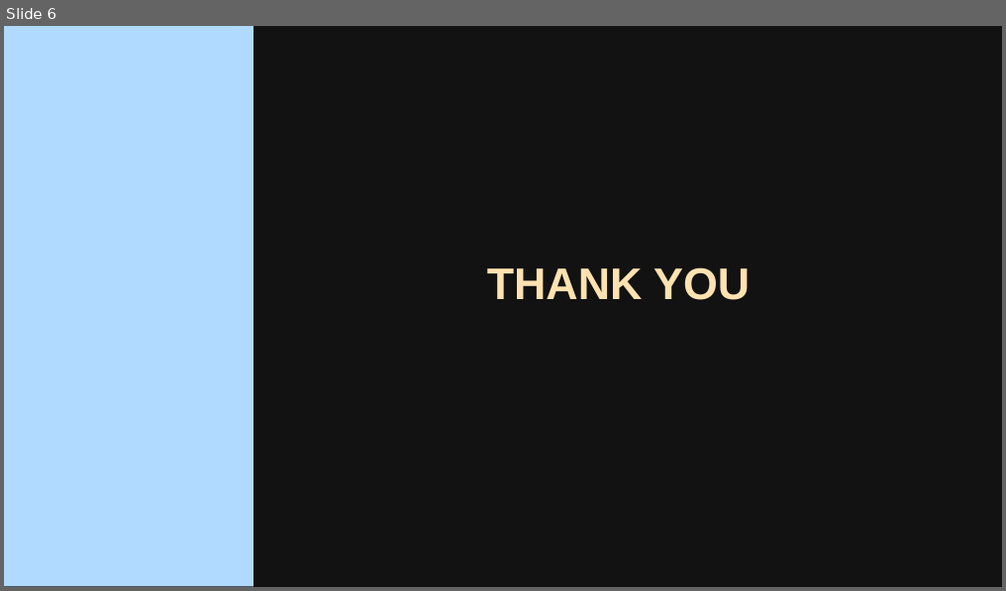
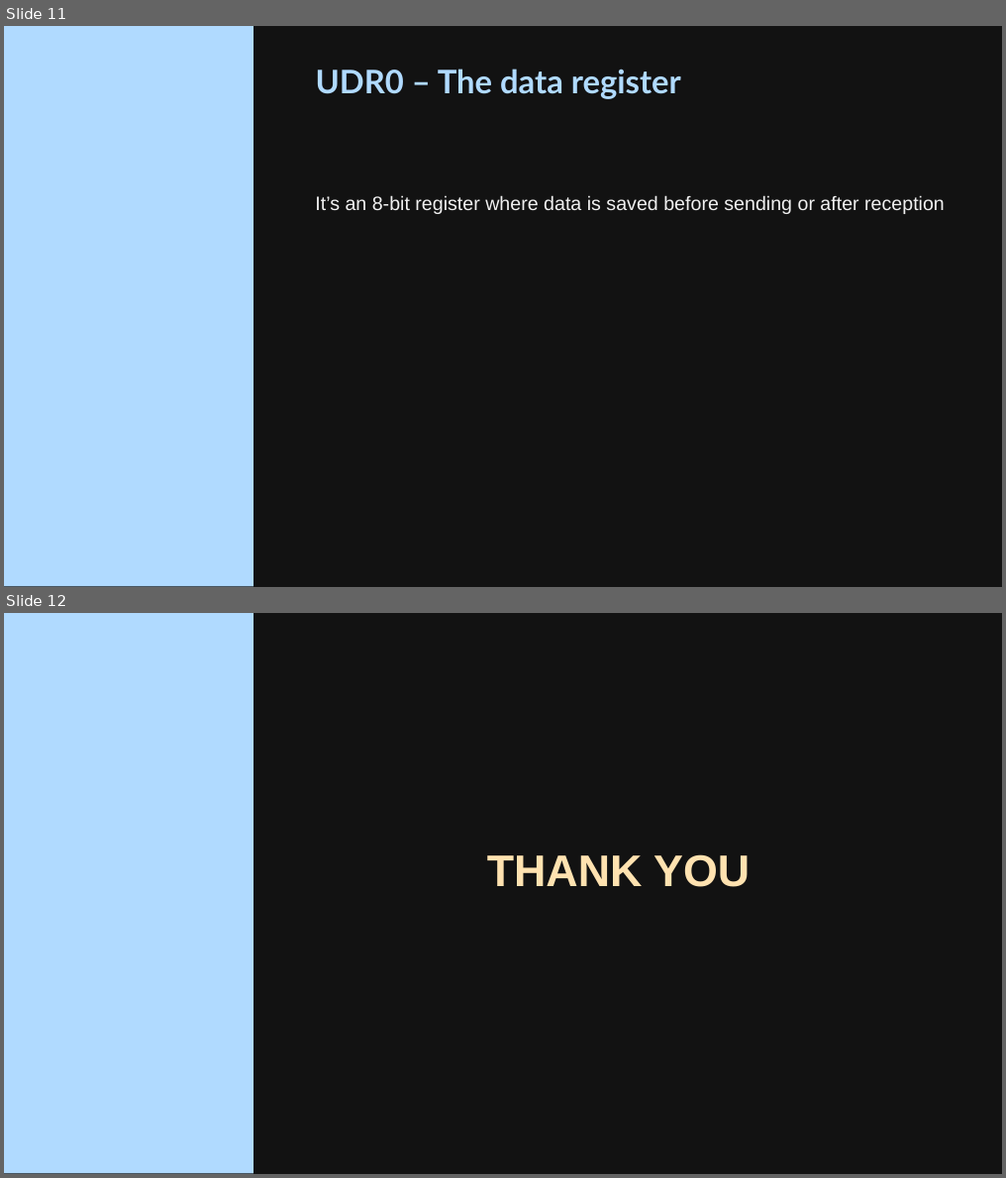
Before and after one commit to mohulmgeorge/embedded-systems, a slide deck: Presentations/AVR Live Class 16.pptx. Shown one above the other, each under a label of ours: slide 6 before the commit, slides 11 and 12 after it. The pictures are 1006x591 and 1006x1178 pixels, drawn with LibreOffice and Linux fonts; fonts in the diff are those of the drawing; background and template pictures are left out. Boxes give left, top, right and bottom in pixels: in the first picture for what was removed or moved away, otherwise in the second. Text is boxed around its words. In the diff, an @@ line names an element or a change of style, - is before the commit and + after.

```diff
--- a/Presentations/AVR Live Class 16.pptx
+++ b/Presentations/AVR Live Class 16.pptx
@@ slide 11 added at [4,26,1002,587], background picture (left out); not listed: 1 template element that a slide beside it also shows @@
@@ title added at [316,69,681,99], 23.4 pt, text #B0DAFF, bold @@
+UDR0 – The data register
@@ text added at [315,195,944,214], 14 pt, text #F0F0F0 @@
+It’s an 8-bit register where data is saved before sending or after reception
@@ what was slide 6 is now slide 12 @@
```
Also in this commit, not shown: 1 slide changed, 9 other slides added, 4 slides removed, 15 other files.
